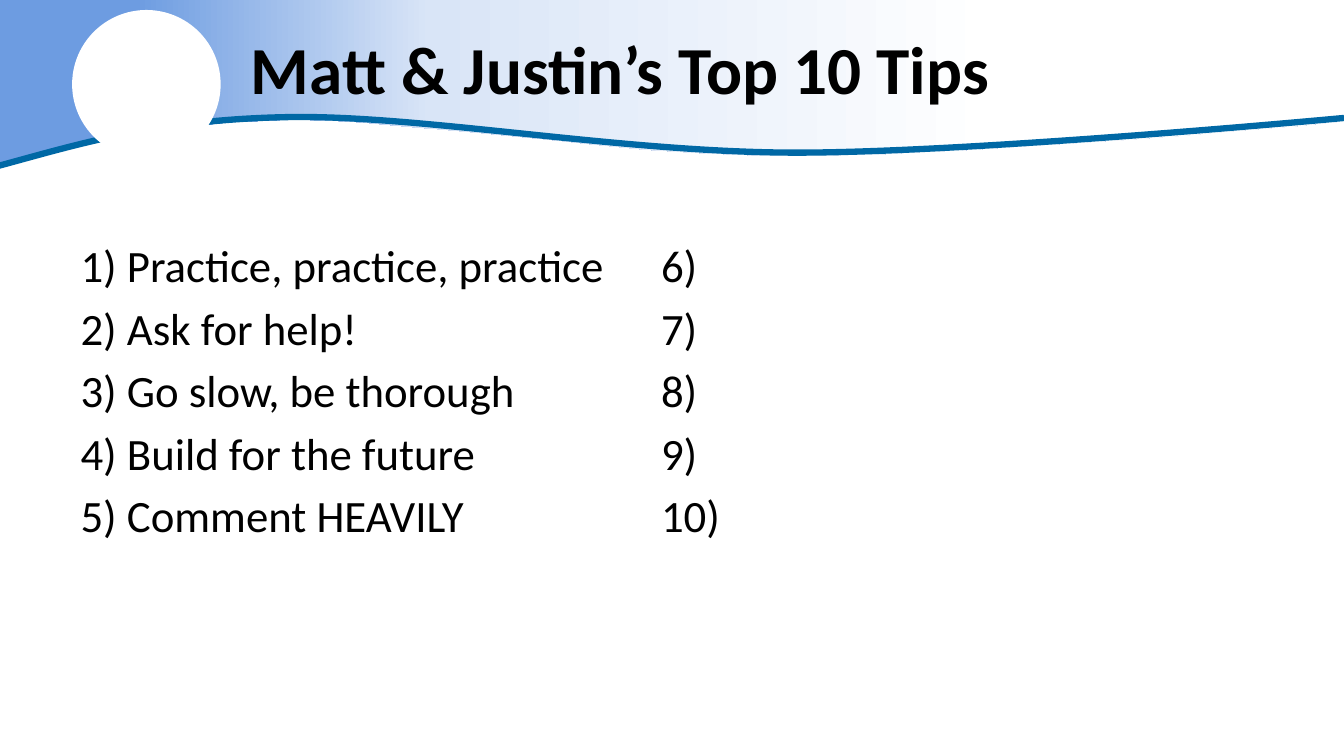
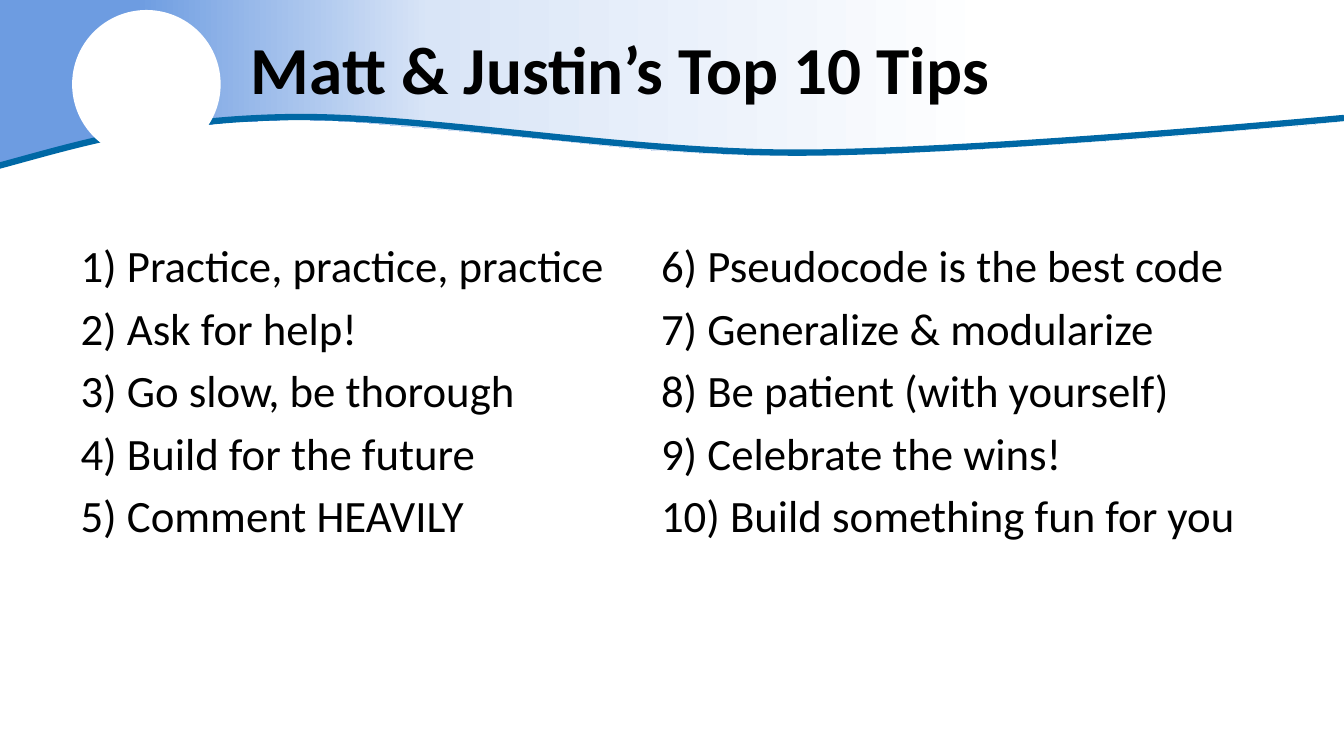
Before and after one commit to justinpriest/ADFG_R_Intro_Workshop, a slide deck: slide 3 of presentations/10 - The Wrapup.pptx. Drawn at 1344x756 pixels with LibreOffice and Linux fonts; fonts in the diff are those of the drawing; background and template pictures are left out. Boxes give left, top, right and bottom in pixels: in the first picture for what was removed or moved away, otherwise in the second. Text is boxed around its words. In the diff, an @@ line names an element or a change of style, - is before the commit and + after.

```diff
--- a/presentations/10 - The Wrapup.pptx
+++ b/presentations/10 - The Wrapup.pptx
@@ text at [661,249,1234,540]: text changed @@
-6)
-7)
-8)
-9)
-10)
+6) Pseudocode is the best code
+7) Generalize & modularize
+8) Be patient (with yourself)
+9) Celebrate the wins!
+10) Build something fun for you
```
Also in this commit, not shown: 1 other slide changed.
